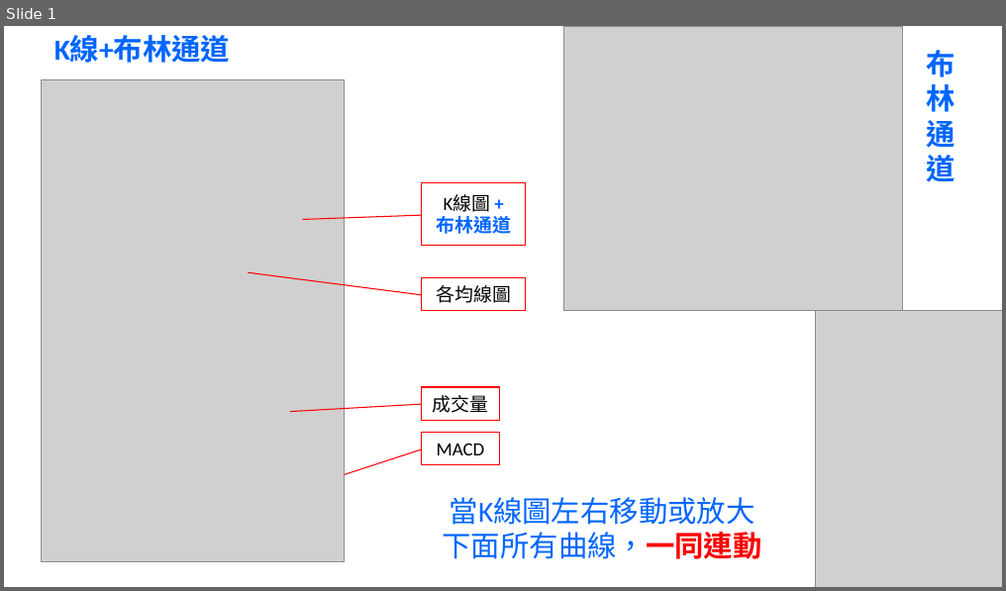
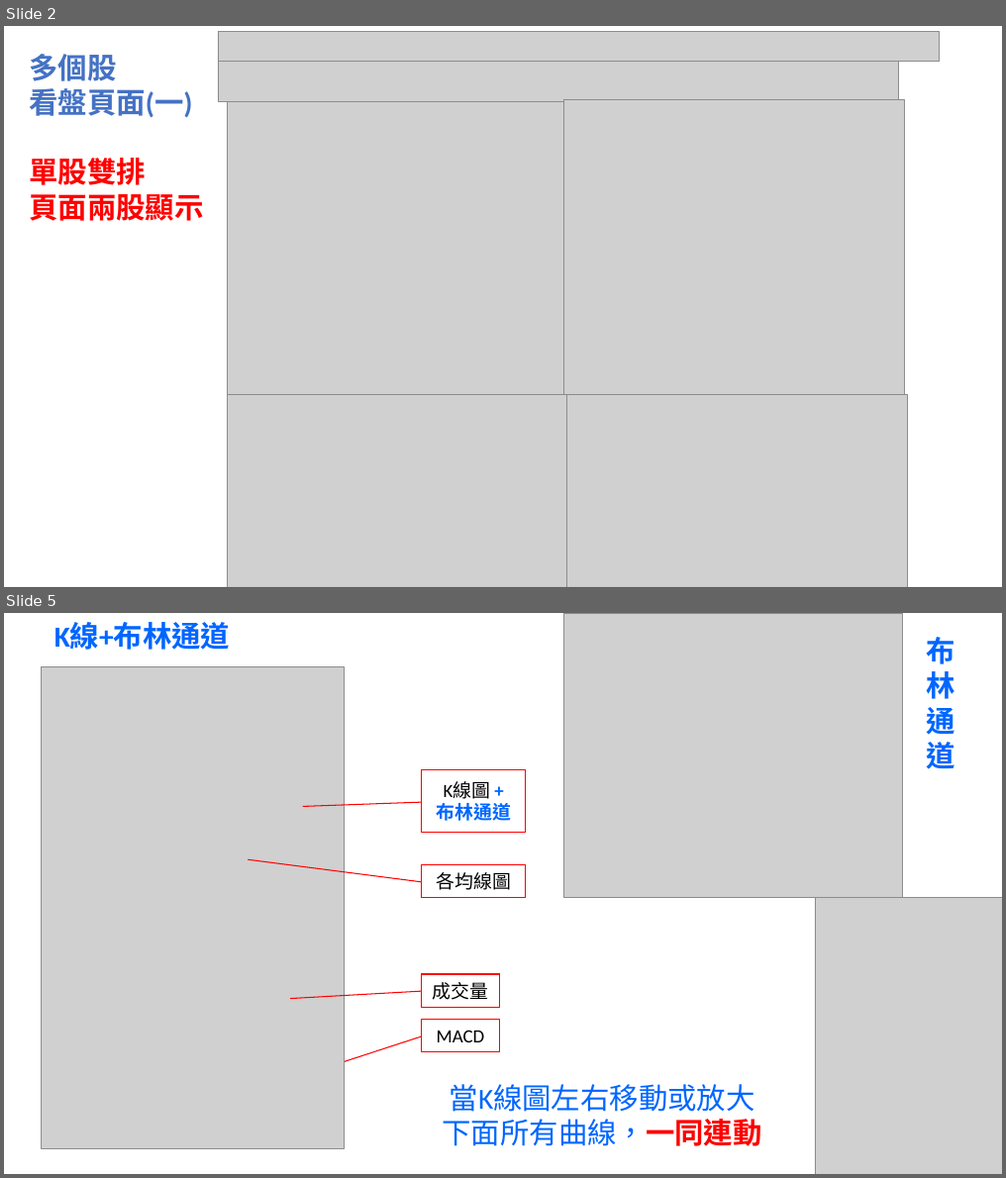
Before and after one commit to zhaoxunyong/stock-webapp.bak, a slide deck: docs/曲線圖形範例---網站範例.pptx. Shown one above the other, each under a label of ours: slide 1 before the commit, slides 2 and 5 after it; the slides between them are not shown. The pictures are 1006x591 and 1006x1178 pixels, drawn with LibreOffice and Linux fonts; fonts in the diff are those of the drawing; grey boxes stand for pictures. Boxes give left, top, right and bottom in pixels: in the first picture for what was removed or moved away, otherwise in the second. Text is boxed around its words. In the diff, an @@ line names an element or a change of style, - is before the commit and + after.

```diff
--- a/docs/曲線圖形範例---網站範例.pptx
+++ b/docs/曲線圖形範例---網站範例.pptx
@@ slide 2 added at [4,26,1002,587], background #FFFFFF @@
@@ text added at [29,54,203,221], 28 pt, text #4472C4, bold @@
+多個股
+看盤頁面(一)
+單股雙排
+頁面兩股顯示
@@ picture added at [218,31,939,62] @@
@@ picture added at [218,56,899,101] @@
@@ picture added at [227,100,567,395] @@
@@ picture added at [564,100,904,395] @@
@@ picture added at [227,395,567,587] @@
@@ picture added at [567,395,907,587] @@
@@ what was slide 1 is now slide 5 @@
```
Also in this commit, not shown: 9 other slides added, 1 slide removed, 3 other files.
